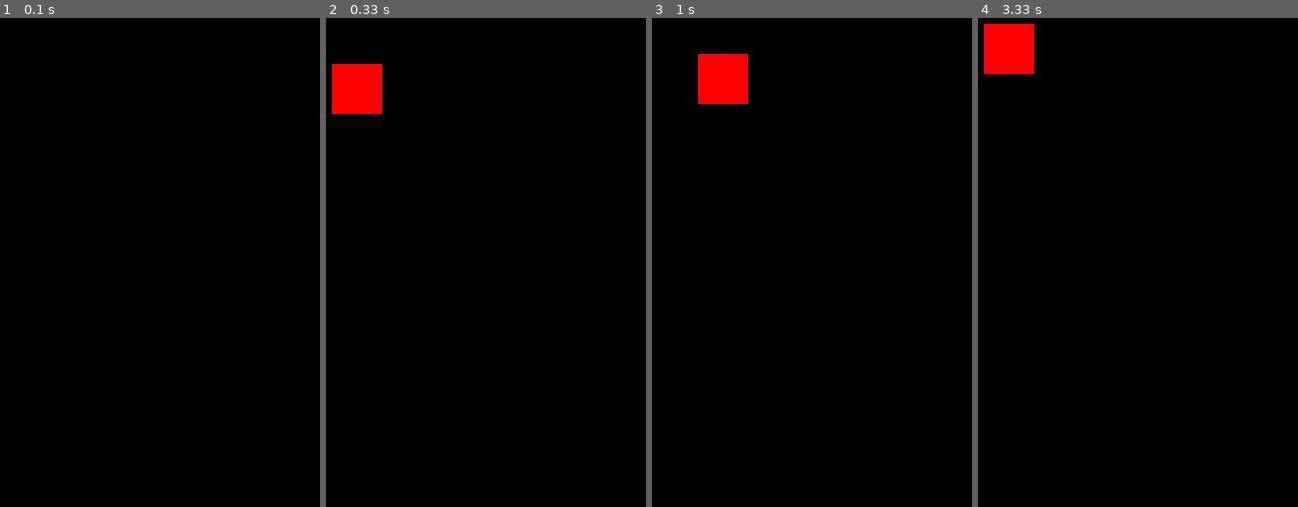
Above: before the commit, frames 1-4 (left to right).
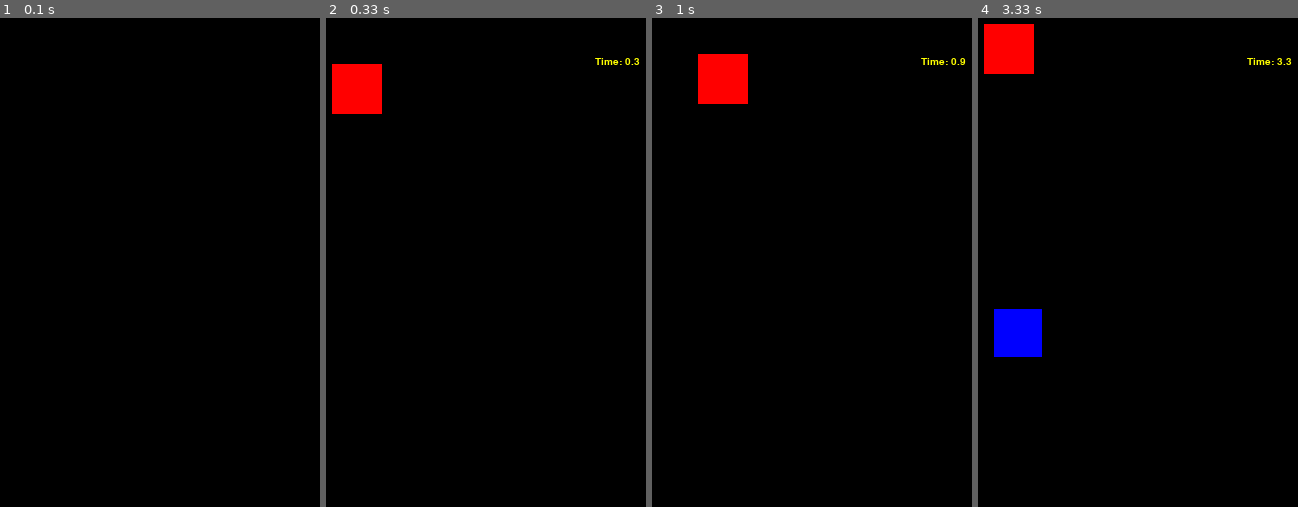
Above: after the commit, the same moments.

Repository: mwertich/gametest
Game: pygame game, started from New_pygame/pygame1.py
Two runs of this game, one before a commit and one after it. Both use one fixed random seed, a clock stepped at 60 frames per second and the inputs below.
Inputs:
- Up to frame 1 (0.1 s): no input
- Up to frame 2 (0.33 s): no input
- Up to frame 3 (1 s): hold Right 0.33-0.8 s; hold Up from 0.83 s (still down)
- Up to frame 4 (3.33 s): release Up at 1.13 s; hold Right 1.17-1.63 s; hold Left 1.67-2.2 s; hold Down 2.23-2.53 s; hold Left 2.57-2.97 s; hold Up from 3 s (still down)

Frame 1 is identical in both runs. In frame 2, 0.1% of the frame differs, in the area x 84-98%, y 8-10%; in frame 3, 0.1%; in frame 4, 1.6%, in the area x 5-98%, y 8-70%.

Commit message:
Neue Änderungen

Diff:
--- a/New_pygame/Board_class.py
+++ b/New_pygame/Board_class.py
@@ -1,6 +1,11 @@
-
+from Enemy_class import *
 win_size = 500
 
 class Board():
     def __init__(self, win_size):
         self.win_size = win_size
+        self.timer = 0
+        self.enemies = []
+
+    def add_enemy(self, x, y, w, h, vx, vy):
+        self.enemies.append(Enemy(x, y, w, h, vx, vy))
--- /dev/null
+++ b/New_pygame/Enemy_class.py
@@ -0,0 +1,12 @@
+
+
+class Enemy:
+    def __init__(self, x, y, width, height, vel_x, vel_y):
+        self.x, self.y, self.width, self.height, self.vel_x, self.vel_y = x, y, width, height, vel_x, vel_y
+
+    def move(self):
+        self.x += self.vel_x
+        self.y += self.vel_y
+
+    def out_of_border(self, win_size):
+        return (self.x < -self.width) or (self.x > win_size) or (self.y < -self.height) or (self.y > win_size)
--- a/New_pygame/pygame1.py
+++ b/New_pygame/pygame1.py
@@ -3,8 +3,9 @@
 import random
 from Player_class import *
 
-win_size = 500
 color_red = (255, 0, 0)
+color_blue = (0, 0, 255)
+timer_x = 0
 
 width, height, vel = 50, 50, 10
 
@@ -29,11 +30,32 @@
     update_win()
 
 
+def draw_rect(color, x, y, w, h):
+    pygame.draw.rect(win, color, (x, y, w, h))
+
+def generate_enemy():
+    x, y, size = random.randint(0, win_size - width), random.randint(0, win_size - height), random.randint(30, 70)
+    sx, sy = 0, 0
+    while (sx == 0) or (sy == 0):
+        sx = random.randint(-10, 10)
+        sy = random.randint(-10, 10)
+    board.add_enemy(x, y, size, size, sx, sy)
 
 
 def update_win():
+    board.timer = round(board.timer + 0.1, 1)
     win.fill((0, 0, 0))
-    pygame.draw.rect(win, color_red, (player.x, player.y, player.width, player.height))
+    draw_rect(color_red, player.x, player.y, player.width, player.height)
+    label = myfont.render(f"Time: {board.timer}", 1, (255, 255, 0))
+    win.blit(label, (400, 50))
+    if board.timer % 3 == 0:
+        generate_enemy()
+    for enemy in board.enemies:
+        enemy.move()
+        if enemy.out_of_border(win_size):
+             board.enemies.remove(enemy)
+        else:
+            draw_rect(color_blue, enemy.x, enemy.y, enemy.width, enemy.height)
     pygame.display.update()
 
 
@@ -44,10 +66,8 @@
 pygame.display.set_caption("First game")
 player = Player(random.randint(0, win_size-width), random.randint(0, win_size-height), width, height, vel)
 board = Board(win_size)
-
-
+myfont = pygame.font.SysFont("Timer:", 15)
 run = True
-
 
 while run:
     pygame.time.delay(100)
